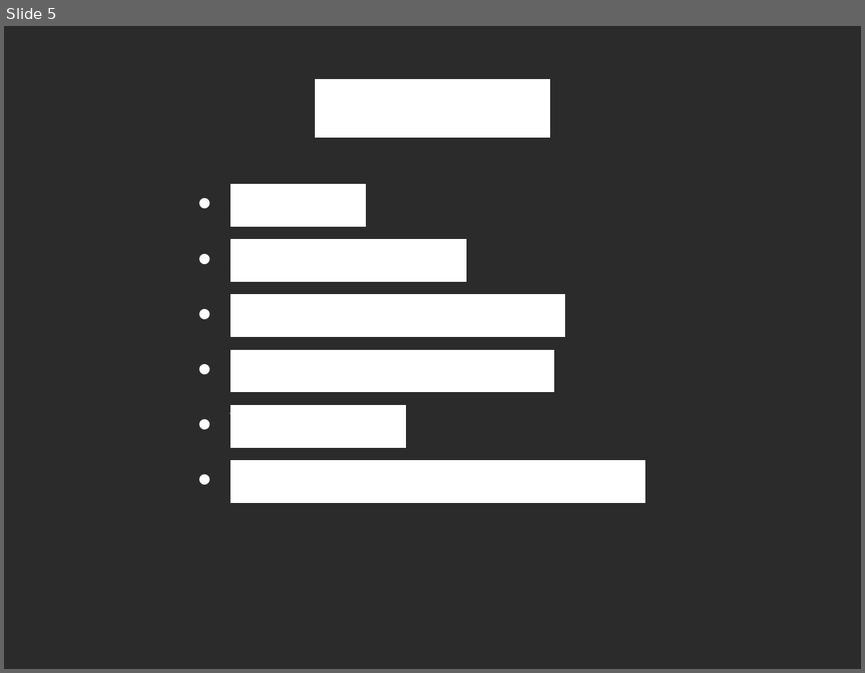
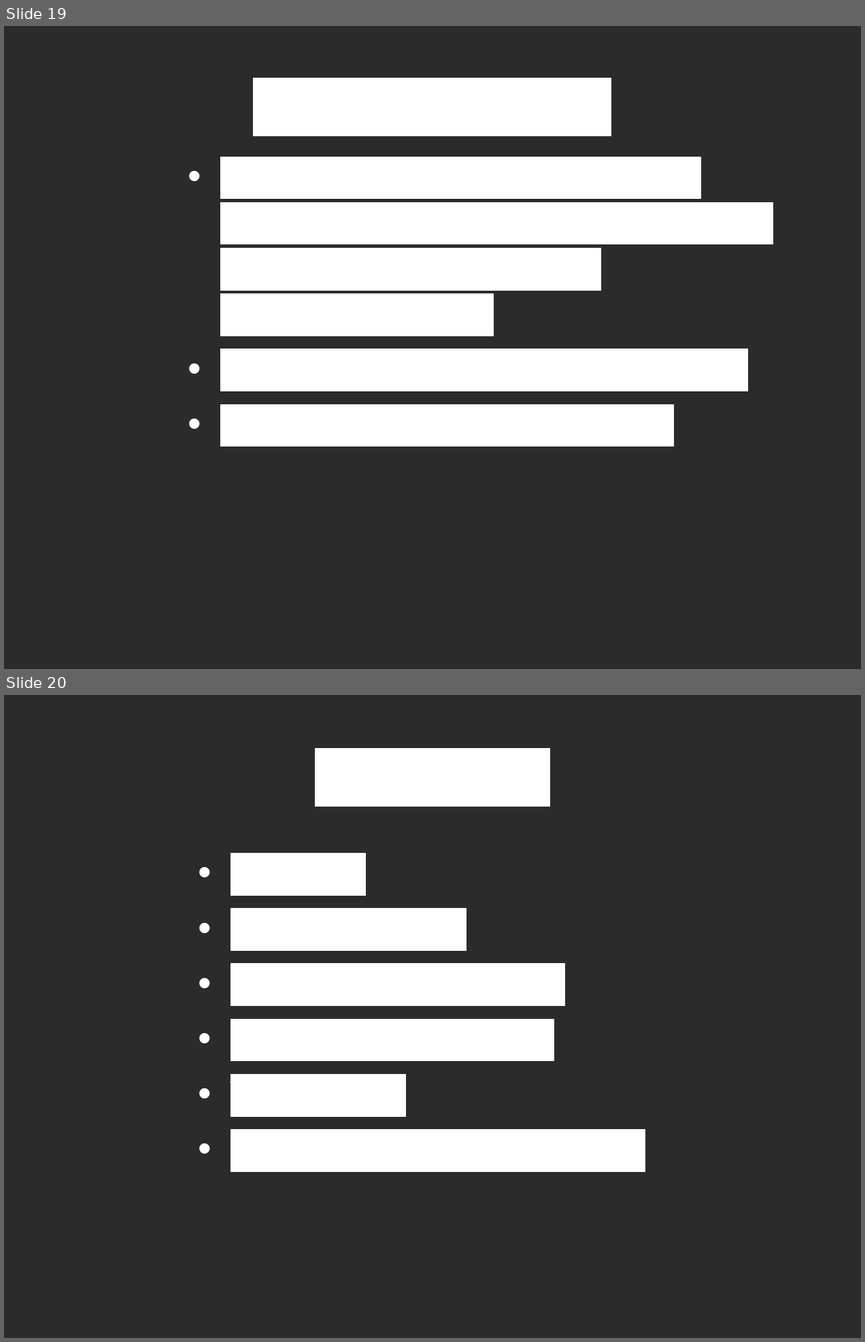
Before and after one commit to vilgefortz/fcl, a slide deck: doc/seminarium/prezentacja_seminarium.odp. Shown one above the other, each under a label of ours: slide 5 before the commit, slides 19 and 20 after it. The pictures are 865x673 and 865x1342 pixels, drawn with LibreOffice and Linux fonts; fonts in the diff are those of the drawing; background and template pictures are left out; a plain dark background stands for a picture behind light text. Boxes give left, top, right and bottom in pixels: in the first picture for what was removed or moved away, otherwise in the second. Text is boxed around its words. In the diff, an @@ line names an element or a change of style, - is before the commit and + after.

```diff
--- a/doc/seminarium/prezentacja_seminarium.odp
+++ b/doc/seminarium/prezentacja_seminarium.odp
@@ slide 19 added at (x1=4, y1=26, x2=861, y2=669), background picture (left out) @@
@@ title added at (x1=253, y1=78, x2=611, y2=136), 44 pt, text #FFFFFF @@
+Podsumowanie
@@ text added at (x1=220, y1=157, x2=772, y2=447), 32 pt, text #FFFFFF @@
+• Po rozszerzeniu o brakujące elementy możliwość zastosowań produkcyjnych (FPGA, mikrokontrolery)
+• Duży nakład na rozszerzalność
+• Cel pracy został osiągnięty
@@ what was slide 5 is now slide 20 @@
```
Also in this commit, not shown: 13 slides changed, 2 other slides added, 3 slides removed, 5 other files.
